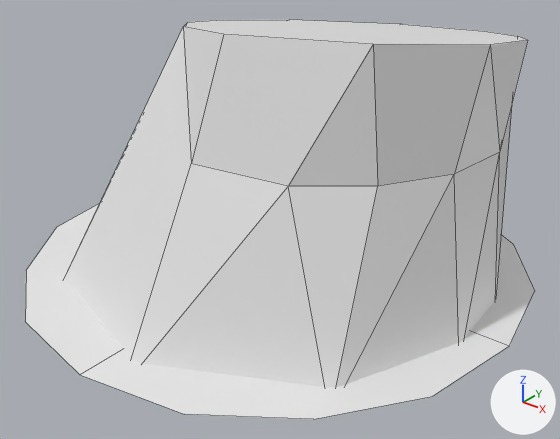
One commit to the FBX model Projekt Unity/TowerDefense/Assets/Modele/EpokaKamienia/FBX/Otoczenie/Pien1.fbx: the scene before it, then after it.
Camera for both pictures: a camera (50 mm lens) standing at (0.543, -0.924, 0.61) and looking at (-0.112, -0.105, 0.102). Lighting does not change. The marker at lower right points along +X, +Y and +Z. Mesh edges are drawn as thin lines. Where no turn or scale is listed for an object, it has been applied to the vertices.

Names of what the first picture shows: 'Pień1'.
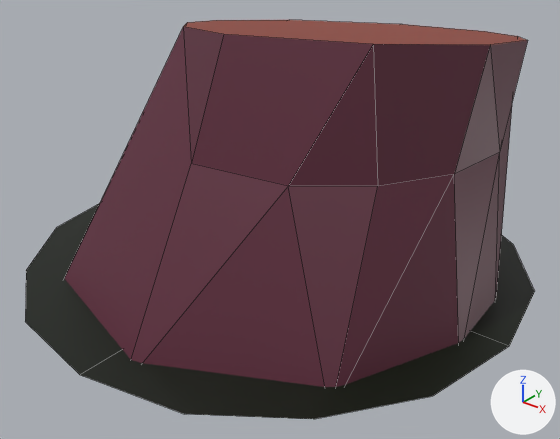
The newer file is also turned or shifted as a whole; pictures and numbers use the older file's frame.

What differs and where, as boxes [x1, y1, x2, y2] in the pictures (560 x 439 px):
'Pień1', recoloured (white to brown)
    both: [25, 20, 535, 419]

What changed in the scene script:
```text
Add img_teksturaogolnaenviro_jpg:
    img_teksturaogolnaenviro_jpg = load_image('TeksturaOgolnaEnviro.jpg', '../../Tesktury/TeksturaOgolnaEnviro.jpg', 64, 64, 'sRGB')
Add mat_material_001:
    mat_material_001 = principled_material('Material.001')
    mat_material_001.texture = img_teksturaogolnaenviro_jpg
Change me_plane_016:
    where me_plane_016.from_pydata(...)  # 48 vertices, 38 faces; spans x -0.392..0.392, y -0.394..0.39, z -0.018..0.409
    add me_plane_016.materials.append(mat_material_001)  # picture img_teksturaogolnaenviro_jpg
```
